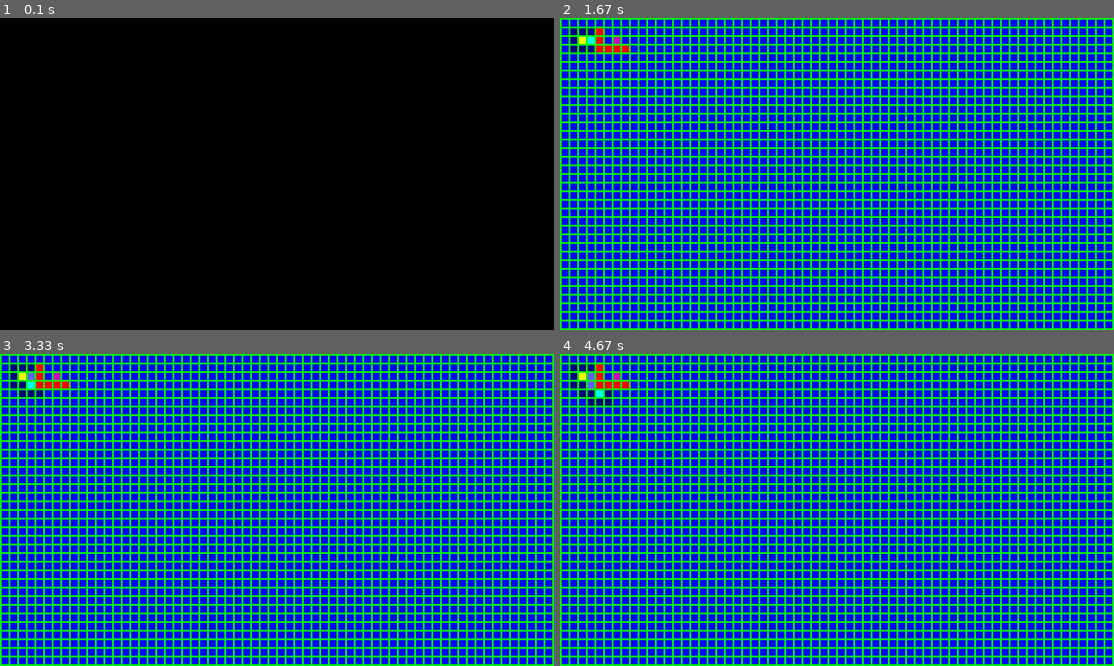
Above: before the commit, frames 1-4 (two rows, left to right).
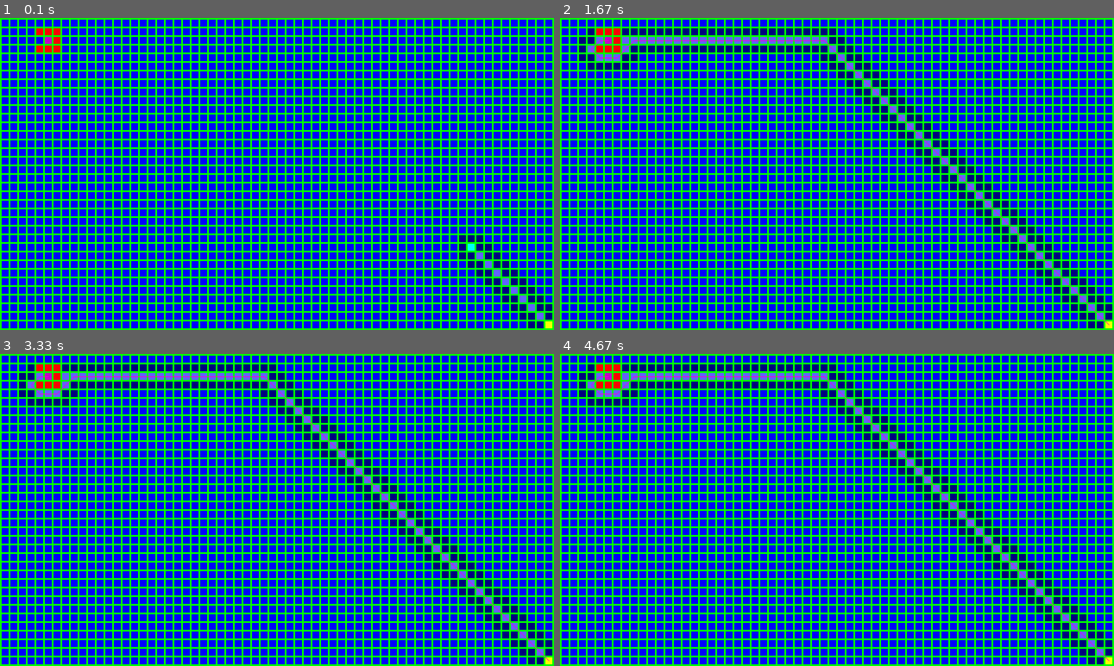
Above: after the commit, the same moments.

Repository: LoganPletcher/Python_OpenGL
Game: pygame game, started from Balls/PyGameTest2.py
The game is run twice, just before and just after one commit, with the same random seed, the same clock (stepped at 60 frames per second) and the same inputs.
Inputs:
- Up to frame 1 (0.1 s): no input
- Up to frame 2 (1.67 s): no input
- Up to frame 3 (3.33 s): no input
- Up to frame 4 (4.67 s): no input

The runs differ from the first frame. In frame 1, 100% of the frame differs, in the area x 0-100%, y 0-100%; in frame 2, 7.1%; in frame 3, 7.1%; in frame 4, 7.0%.

Commit message:
Started work on input.

Diff:
--- a/Balls/PyGameTest2.py
+++ b/Balls/PyGameTest2.py
@@ -1,5 +1,6 @@
 import pygame
 from pygame import *
+from pygame.locals import *
 import sys
 from sys import *
 import Nodes
@@ -40,8 +41,9 @@
     return Adj
 
 pygame.init()
-pygame.font.init()
+#pygame.font.init()
 screen = pygame.display.set_mode((1605,905))
+keys = pygame.key.get_pressed()
 red = (255,0,0)
 green = (0,255,0)
 blue = (0,0,255)
@@ -59,22 +61,24 @@
 
 nodes = []
 
-for y in range(0,66):
+for y in range(0,64):
     noderow = []
     for x in range(0,36):
         node = Nodes.Node(y,x)
         noderow.append(node)
     nodes.append(noderow)
 
-anode = nodes[2][2]
-cnode = nodes[2][2]
-onode = nodes[6][2]
+anode = nodes[63][35]
+cnode = anode
+onode = nodes[5][2]
 
 for i in range(0,3):
-    nodes[4][i+1].setWalk(False)
+    if not i == 1:
+        nodes[4][i+1].setWalk(False)
+for i in range(0,3):
+    nodes[6][i+1].setWalk(False)
 nodes[5][3].setWalk(False)
-nodes[6][3].setWalk(False)
-nodes[7][3].setWalk(False)
+nodes[5][1].setWalk(False)
 
 openList = [] #Nodes that the current node can and could walk to
 closedList = [] #Nodes that the current node has already walked to
@@ -90,16 +94,27 @@
 
 neighbors(cnode, nodes, openList, onode, closedList)
 
+gamerunning = True
+
 while True:
-        for event in pygame.event.get():
-            if event.type==QUIT:
-                pygame.quit()
-                sys.exit()
+    if keys[K_a]:
+        if gamerunning:
+            gamerunning = False
+        else:
+            gamerunning = True
 
-        for noderow in nodes:
-            for node in noderow:
-                node.draw(screen,green)
+    for event in pygame.event.get():
+        if event.type==QUIT:
+            pygame.quit()
+            sys.exit()
+        '''if event.type==KEYDOWN:
+            if '''
 
+    for noderow in nodes:
+        for node in noderow:
+            node.draw(screen,green)
+
+    if gamerunning:
         if not cnode == onode:
             for noderow in nodes:
                 for node in noderow:
@@ -107,8 +122,11 @@
                         closedList.append(cnode)
                         openList.remove(node)
 
+    if gamerunning:
         if not cnode == onode:
             Adj = neighbors(cnode, nodes, openList, onode, closedList)
+
+    if gamerunning:
         if not cnode == onode:
             for node in Adj:
                 if node not in closedList:
@@ -126,33 +144,35 @@
                             node.parent = cnode
                             node.setG(cost)
 
-        for node in openList:
-                pygame.draw.rect(screen, darkBlue,
-                                 (node.left, node.top, node.width, node.height))
-        for node in closedList:
-            pygame.draw.rect(screen, lightBlue,
-                             (node.left, node.top, node.width, node.height))
+    for node in openList:
+        pygame.draw.rect(screen, darkBlue,
+                         (node.left, node.top, node.width, node.height))
+    for node in closedList:
+        pygame.draw.rect(screen, lightBlue,
+                         (node.left, node.top, node.width, node.height))
 
-        pygame.draw.rect(screen, purple,
+    pygame.draw.rect(screen, purple,
                          (onode.left, onode.top, onode.width, onode.height))
 
-        pygame.draw.rect(screen, yellow,
+    pygame.draw.rect(screen, yellow,
                          (anode.left, anode.top, anode.width, anode.height))
 
-        if not cnode == onode:
-            pygame.draw.rect(screen, cyan,
-                             (cnode.left, cnode.top, cnode.width, cnode.height))
+    if not cnode == onode:
+        pygame.draw.rect(screen, cyan,
+                         (cnode.left, cnode.top, cnode.width, cnode.height))
 
-        if cnode == onode:
-            for noderow in nodes:
-                for node in noderow:
-                    if node == cnode:
-                        currentnode = node
-                        while currentnode.parent:
-                            pygame.draw.line(screen, hotpink,
-                                             (currentnode.left+10, currentnode.top+10), (currentnode.parent.left+10, currentnode.parent.top+10), 2)
-                            currentnode = currentnode.parent
+    if cnode == onode:
+        for noderow in nodes:
+            for node in noderow:
+                if node == cnode:
+                    currentnode = node
+                    while currentnode.parent:
+                        pygame.draw.line(screen, hotpink,
+                                         (currentnode.left+10, currentnode.top+10), (currentnode.parent.left+10, currentnode.parent.top+10), 2)
+                        currentnode = currentnode.parent
+                    gamerunning = False
 
+    if gamerunning:
         if not cnode == onode:
             Fs = []
             for node in openList:
@@ -160,5 +180,6 @@
                 if node.getF() == lowestnum.MinNumFinder(Fs):
                     cnode = node
 
-        sleep(1)
-        pygame.display.update()
+        '''if gamerunning:
+            sleep(1)'''
+    pygame.display.update()
